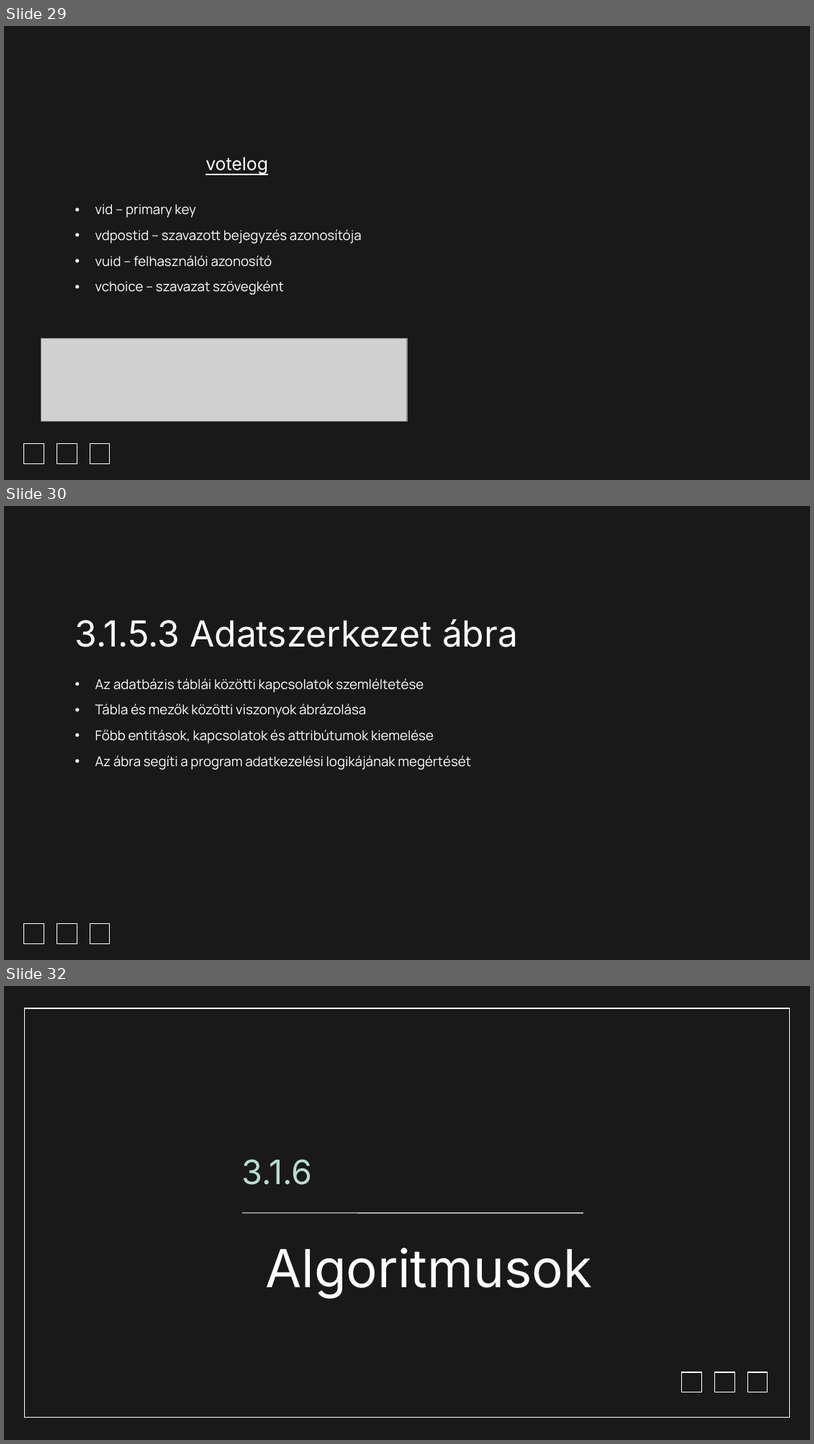
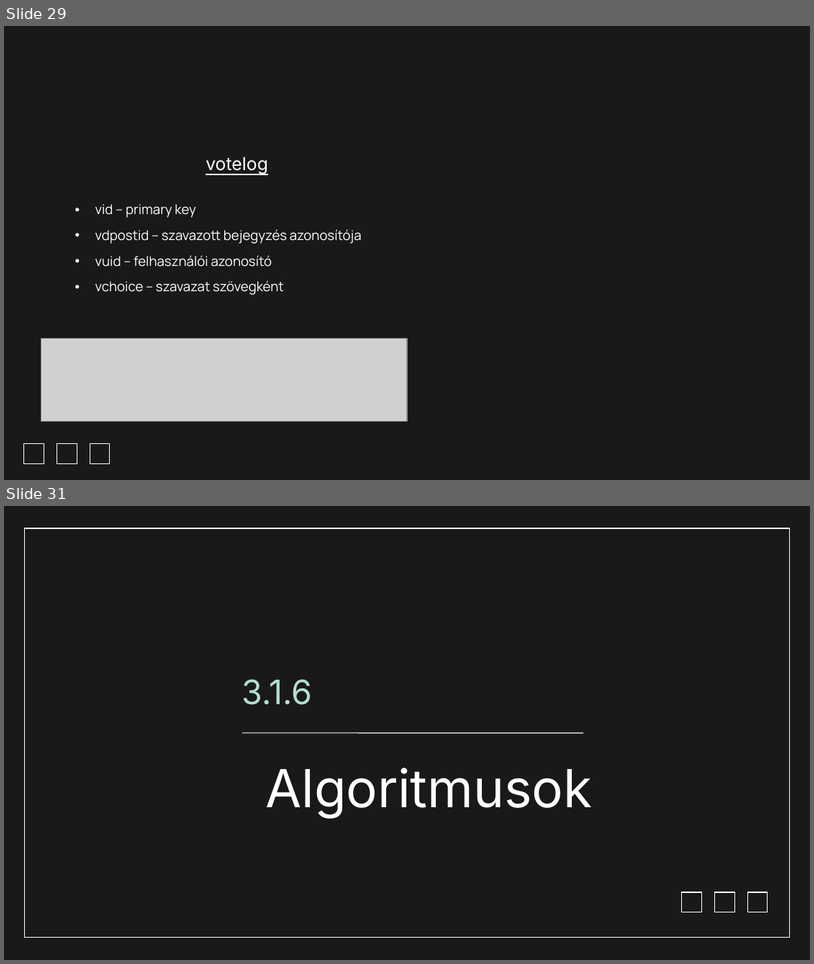
Before and after one commit to Dominik488/ViszgaRemek, a slide deck: documentation 2.pptx. Shown one above the other, each under a label of ours: slides 29, 30 and 32 before the commit, slides 29 and 31 after it; the slides between them are not shown. The pictures are 814x1444 and 814x964 pixels, drawn with LibreOffice and Linux fonts; fonts in the diff are those of the drawing; grey boxes stand for pictures; background and template pictures are left out. Boxes give left, top, right and bottom in pixels: in the first picture for what was removed or moved away, otherwise in the second. Text is boxed around its words. In the diff, an @@ line names an element or a change of style, - is before the commit and + after.

```diff
--- a/documentation 2.pptx
+++ b/documentation 2.pptx
@@ slide 30 removed at (4, 506, 810, 960), background #191919; not listed: 3 template elements that a slide beside it also shows @@
@@ title removed at (75, 619, 518, 647) @@
-3.1.5.3 Adatszerkezet ábra
@@ subtitle removed at (95, 678, 471, 770) @@
-• Az adatbázis táblái közötti kapcsolatok szemléltetése
-• Tábla és mezők közötti viszonyok ábrázolása
-• Főbb entitások, kapcsolatok és attribútumok kiemelése
-• Az ábra segíti a program adatkezelési logikájának megértését
@@ what was slide 32 is now slide 31 @@
```
Also in this commit, not shown: 4 slides changed.
